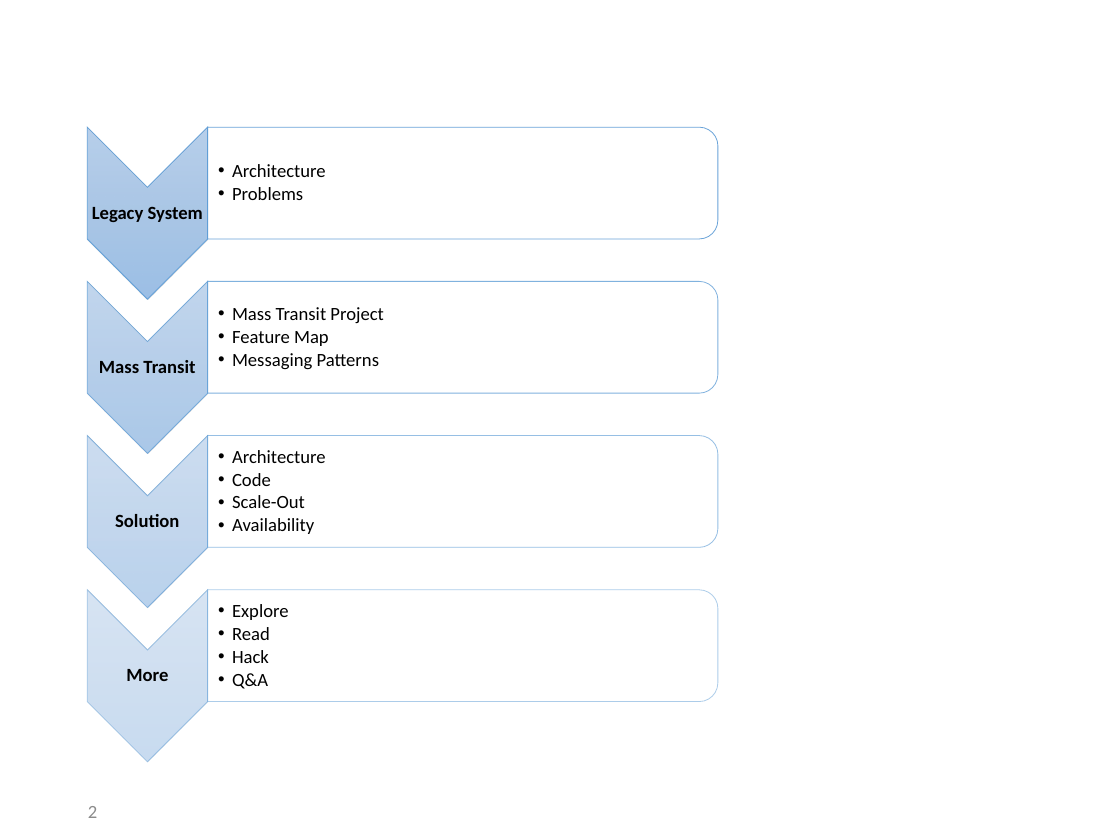
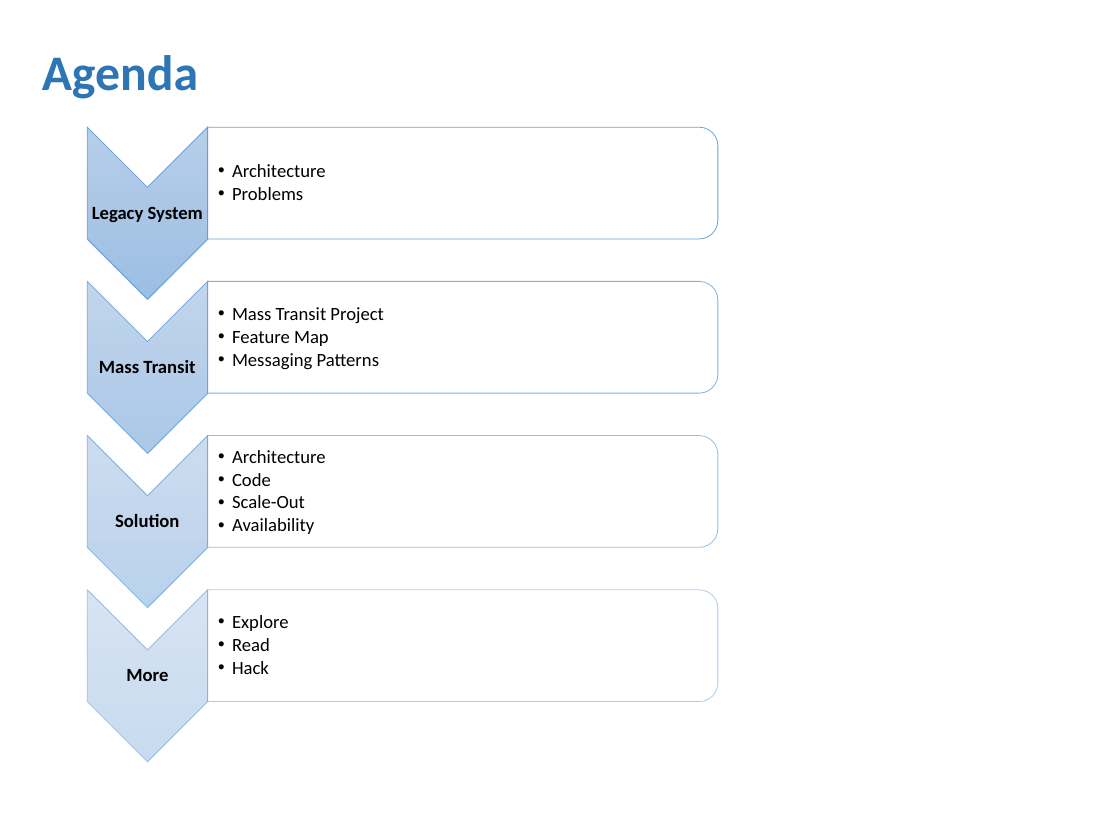
Before and after one commit to amichel/PaymentsGateway.MassTransit.Demo, a slide deck: slide 2 of Presentation/Service Bus Integration Patterns.pptx. Drawn at 1120x840 pixels with LibreOffice and Linux fonts; fonts in the diff are those of the drawing; background and template pictures are left out. Boxes give left, top, right and bottom in pixels: in the first picture for what was removed or moved away, otherwise in the second. Text is boxed around its words. In the diff, an @@ line names an element or a change of style, - is before the commit and + after.

```diff
--- a/Presentation/Service Bus Integration Patterns.pptx
+++ b/Presentation/Service Bus Integration Patterns.pptx
@@ title added at [42, 55, 198, 99], 32 pt, text #2E75B6, bold @@
+Agenda
@@ text at [232, 673, 268, 689]: paragraph removed @@
-  •• Q&A
@@ page number removed at [88, 806, 97, 818] @@
-2
```
Also in this commit, not shown: 14 other slides changed, 1 slide added, 2 slides removed, 2 other files.
